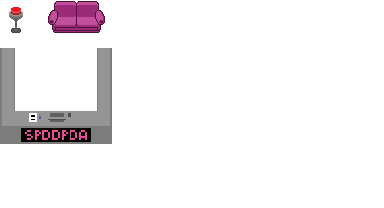
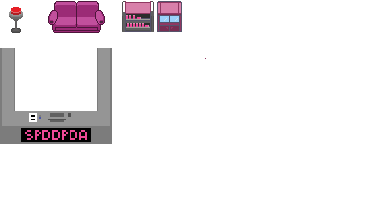
Before/after of a 384 x 208 layered artwork. What changed in the layer stack:
added layer "Shelves" over [122, 1, 206, 59]
